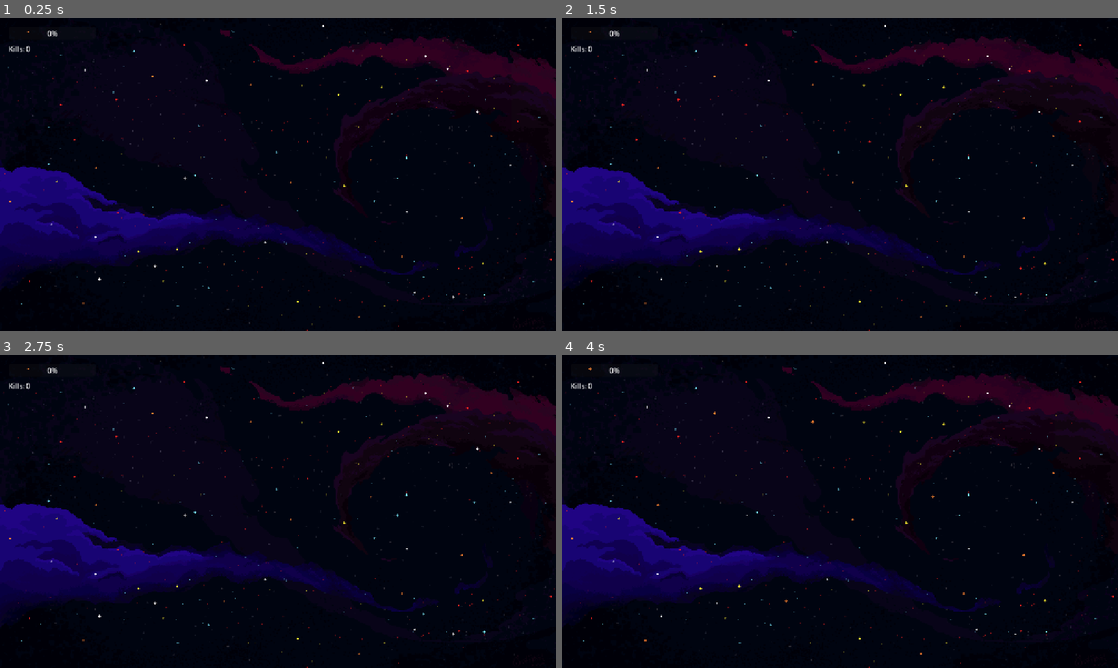
Above: before the commit, frames 1-4 (two rows, left to right).
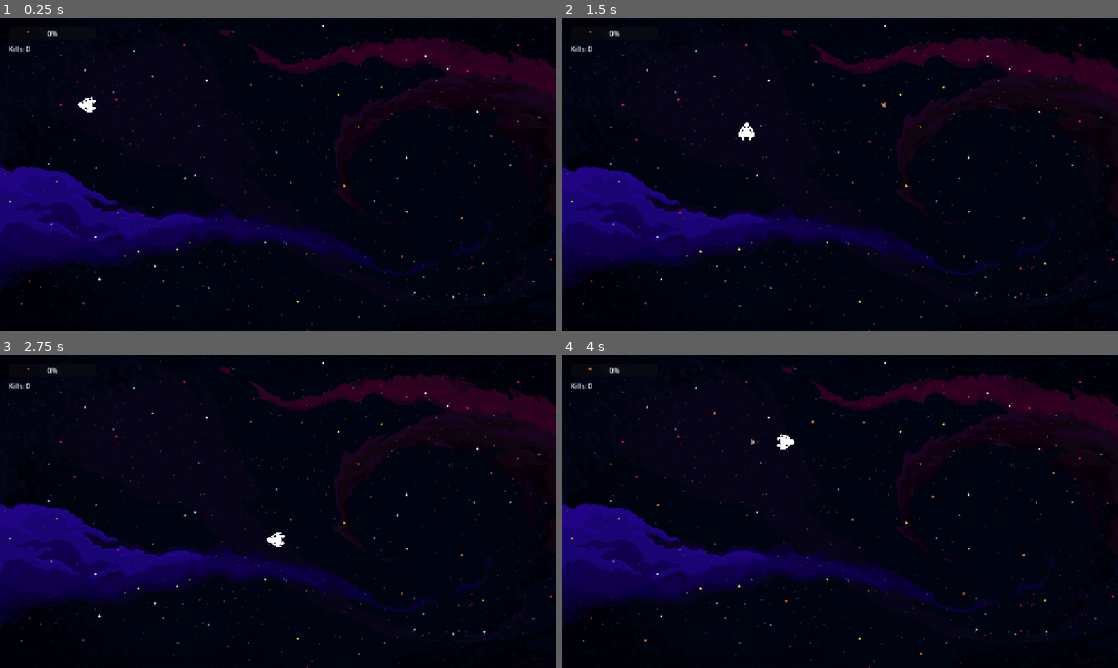
Above: after the commit, the same moments.

Repository: Asstro-Party/turbo-octo-guacamole
Game: Godot game, scene res://scenes/main.tscn
Same seed, same stepped clock (60 frames per second), same inputs: the game is played once before the commit and once after it.
Inputs (mouse positions are in pixels of both pictures, inside the frame that each line leads up to):
- Up to frame 1 (0.25 s): no input
- Up to frame 2 (1.5 s): move the mouse to (962, 158) at 0.52 s; hold D (move_right) 0.53-1.28 s; hold Q 0.53-1.28 s; click (962, 158) at 0.67 s; tap Space at 0.77 s; move the mouse to (728, 190) at 1.27 s; hold S (move_down) from 1.28 s (still down); tap Q at 1.35 s
- Up to frame 3 (2.75 s): tap Space at 1.52 s; move the mouse to (333, 442) at 2.02 s; release S (move_down) at 2.03 s; hold D (move_right) from 2.03 s (still down); hold Q from 2.03 s (still down)
- Up to frame 4 (4 s): move the mouse to (812, 574) at 2.77 s; release D (move_right) at 2.78 s; release Q at 2.78 s; hold W (move_up) 2.78-3.53 s; tap Q at 2.85 s; click (812, 574) at 2.92 s; tap Space at 3.02, 3.77 s; move the mouse to (1006, 558) at 3.52 s; hold A (move_left) from 3.53 s (still down); hold Q from 3.53 s (still down)

The runs differ from the first frame. In frame 1, less than 0.1% of the frame differs, in the area x 14-18%, y 25-31%; in frame 2, 0.1%, in the area x 31-59%, y 26-40%; in frame 3, less than 0.1%; in frame 4, 0.1%.
Error before the commit: Parse Error: Used space character for indentation instead of tab as used before in the file. (res://scripts/Player.gd:61)

Commit message:
Only allow forward movement with the key 'q'

Diff:
--- a/godot-game/scripts/Player.gd
+++ b/godot-game/scripts/Player.gd
@@ -59,22 +59,22 @@
 	# Do not move_and_slide() here; position is set by GameManager from server
 
 func _handle_local_input(delta):
-    # Movement input
-    var input_vector = Vector2.ZERO
-    input_vector.x = Input.get_action_strength("move_right") - Input.get_action_strength("move_left")
-    input_vector.y = Input.get_action_strength("move_down") - Input.get_action_strength("move_up")
-    input_vector = input_vector.normalized()
-
-    var input_dict = {}
-    input_dict["move"] = {"x": input_vector.x, "y": input_vector.y}
-    if input_vector.length() > 0:
-        input_dict["rotation"] = input_vector.angle()
-    # Do NOT send rotation if not moving
-
-    if network_manager:
-        network_manager.send_player_input(input_dict)
-        # Debug: print sent input
-        # print("Sent input: ", input_dict)
+	# Only allow forward movement with space bar
+	var input_dict = {}
+	var move_vector = Vector2.ZERO
+
+	if Input.is_key_pressed(KEY_Q):
+		# Move forward in the direction of current rotation
+		move_vector.x = cos(rotation)
+		move_vector.y = sin(rotation)
+		move_vector = move_vector.normalized()
+	else:
+		move_vector = Vector2.ZERO
+
+	input_dict["move"] = {"x": move_vector.x, "y": move_vector.y}
+
+	if network_manager:
+		network_manager.send_player_input(input_dict)
 
 func _handle_local_movement(delta):
 	# Local movement fallback for testing without server
Not shown, changed: frontend/public/godot-game/index.html
Not shown, changed: frontend/public/godot-game/index.icon.png
Not shown, changed: frontend/public/godot-game/index.pck
